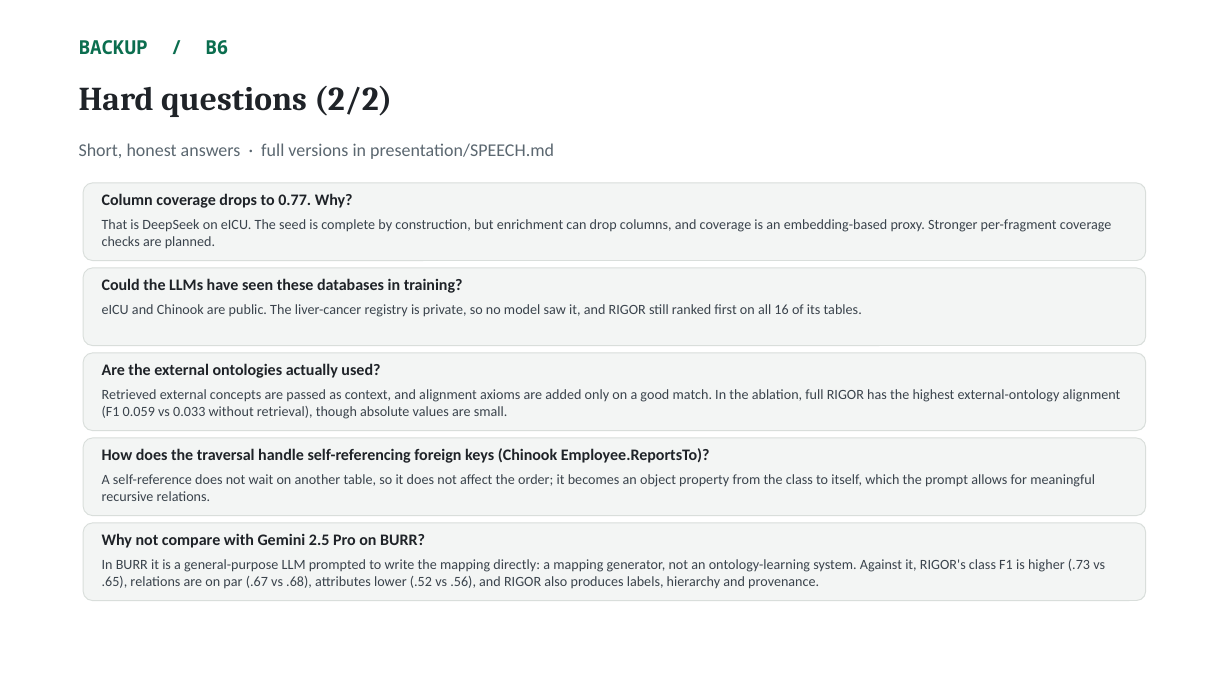
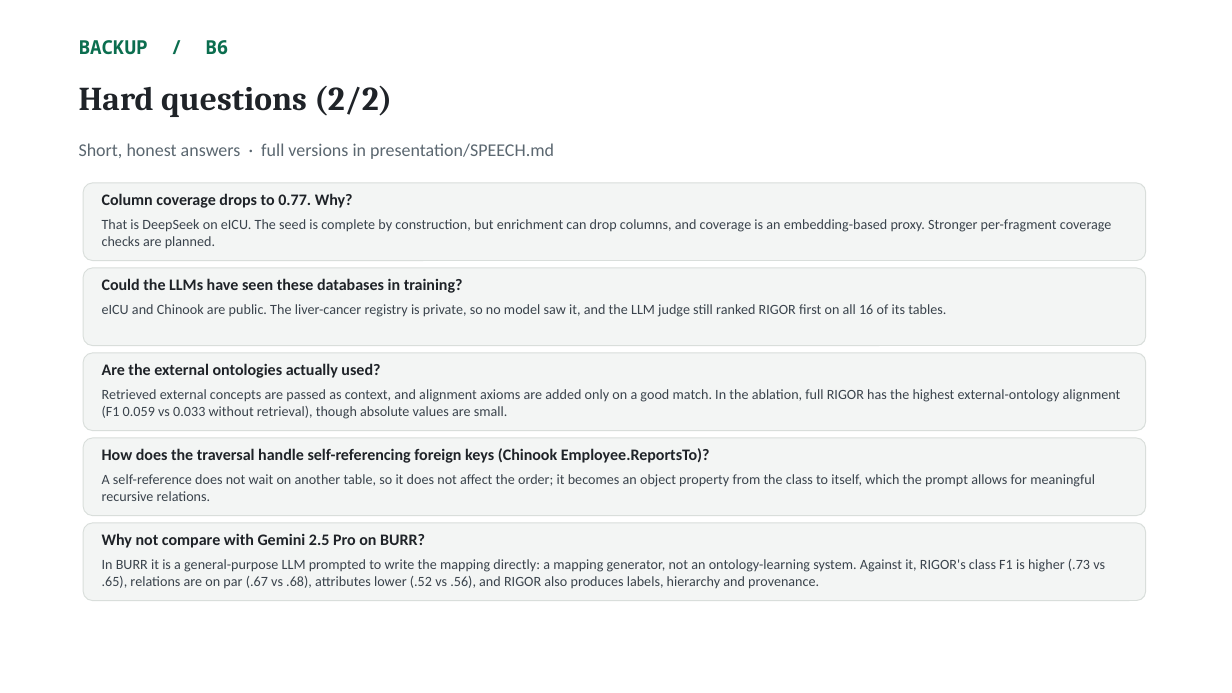
Before and after one commit to NadeenAhmad/rigor_private, a slide deck: slide 29 of presentation/RIGOR_ISWC2026.pptx. Drawn at 1232x693 pixels with LibreOffice and Linux fonts; fonts in the diff are those of the drawing. Boxes give left, top, right and bottom in pixels: in the first picture for what was removed or moved away, otherwise in the second. Text is boxed around its words. In the diff, an @@ line names an element or a change of style, - is before the commit and + after.

```diff
--- a/presentation/RIGOR_ISWC2026.pptx
+++ b/presentation/RIGOR_ISWC2026.pptx
@@ text at [102, 304, 946, 317]: text changed @@
-eICU and Chinook are public. The liver-cancer registry is private, so no model saw it, and RIGOR still ranked first on all 16 of its tables.
+eICU and Chinook are public. The liver-cancer registry is private, so no model saw it, and the LLM judge still ranked RIGOR first on all 16 of its tables.
```
Also in this commit, not shown: 15 other slides changed, 8 other files.
